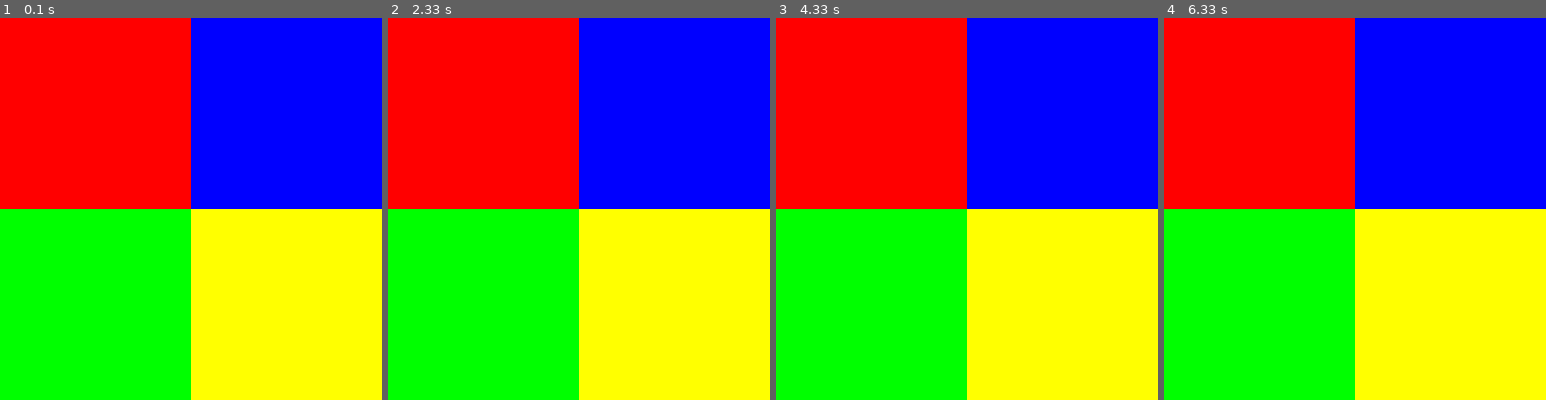
Above: before the commit, frames 1-4 (left to right).
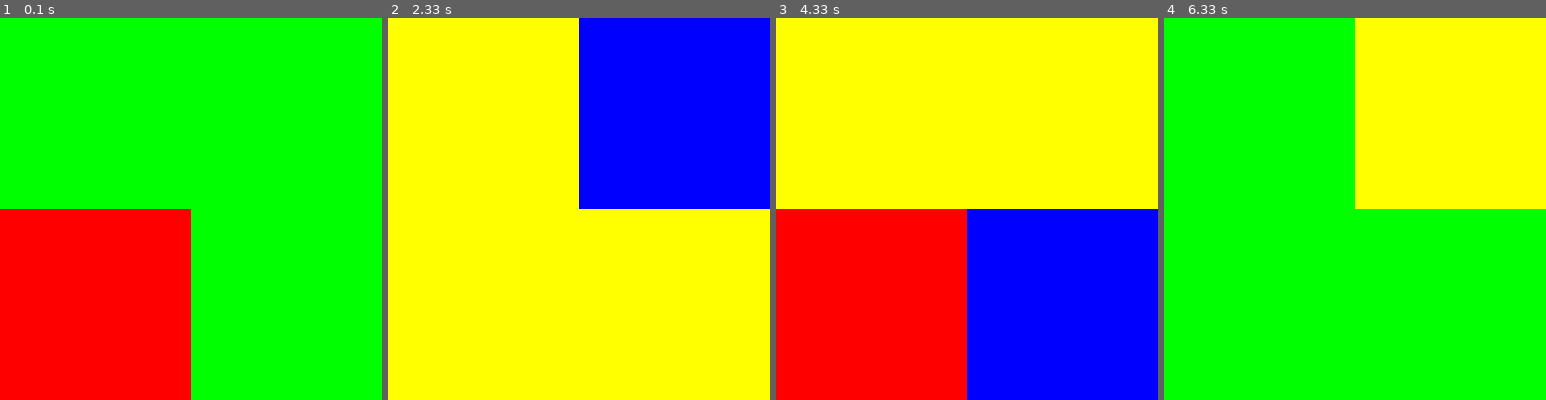
Above: after the commit, the same moments.

Repository: jduffey/watchgirl
Game: pygame game, started from pygametest.py
Two runs of this game, one before a commit and one after it. Both use one fixed random seed, a clock stepped at 60 frames per second and the inputs below.
Inputs:
- Up to frame 1 (0.1 s): no input
- Up to frame 2 (2.33 s): no input
- Up to frame 3 (4.33 s): no input
- Up to frame 4 (6.33 s): no input

The runs differ from the first frame. In frame 1, 100% of the frame differs, in the area x 0-100%, y 0-100%; in frame 2, 50%; in frame 3, 100%; in frame 4, 75%.

Commit message:
Undocumented changes

Diff:
--- a/colorstest.py
+++ b/colorstest.py
@@ -31,8 +31,11 @@
     	print(Back.WHITE)
     	print('7')
 
+#print(Style.BRIGHT)
+
 for i in range(10):
 	for i in range(8):
+		print(Style.BRIGHT)
 		whatcolor(random.randint(0,7))
 	print(Style.RESET_ALL)
 	print('***')
--- a/pygametest.py
+++ b/pygametest.py
@@ -5,10 +5,24 @@
 import random
 import pygame
 from pygame.locals import *
+import time
+import random
 
 pygame.init()
 APP_X_SIZE = 400
 APP_Y_SIZE = 400
+
+myRed = (255, 0, 0)
+myBlue = (0, 0, 255)
+myGreen = (0, 255, 0)
+myYellow = (255, 255, 0)
+myWhite = (255, 255, 255)
+myLightRed = (255, 180, 180)
+myLightBLue = (190, 190, 255)
+topLeft = (0, 0, 200, 200)
+topRight = (200, 0, 400, 200)
+bottomLeft = (0, 200, 200, 400)
+bottomRight = (200, 200, 400, 400)
 
 screen = pygame.display.set_mode((APP_X_SIZE, APP_Y_SIZE))
 pygame.display.set_caption('Fun Boring Example comes with Source Code too!!')
@@ -20,53 +34,41 @@
 pygame.display.flip()
 
 isDrawingActive = True
+
+def getRandomColor():
+    randnum = random.randint(0,3)
+    if randnum == 0:
+        nextColor = myRed
+    if randnum == 1:
+        nextColor = myBlue
+    if randnum == 2:
+        nextColor = myGreen
+    if randnum == 3:
+        nextColor = myYellow
+    return nextColor
+
+
 while isDrawingActive:
-    # a color can be: (0 to 255, 0 to 255, 0 to 255)
-   myRed = (255, 0, 0)
-   myBlue = (0, 0, 255)
-   myGreen = (0, 255, 0)
-   myYellow = (255, 255, 0)
-   myWhite = (255, 255, 255)
-   myLightRed = (255, 180, 180)
-   myLightBLue = (190, 190, 255)
-   topLeft = (0, 0, 200, 200)
-   topRight = (200, 0, 400, 200)
-   bottomLeft = (0, 200, 200, 400)
-   bottomRight = (200, 200, 400, 400)
-    # "screen.set_at((x, y), Color)" and "pygame.draw.rect(screen, Color, (x, y, x_size, y_size))" draw colors on to an "in computer memory image" called: "screen"
-   # screen.set_at(( 1,  1), myYellow)
-   # screen.set_at(( 2,  2), myYellow)
-   # screen.set_at(( 3,  3), myYellow)
-   # screen.set_at(( 4,  4), myYellow)
-   # screen.set_at(( 5,  5), myYellow)
-   # screen.set_at(( 6,  6), myYellow)
-   # screen.set_at(( 7,  7), myYellow)
-   # screen.set_at(( 8,  8), myYellow)
-   # screen.set_at(( 9,  9), myYellow)
-   # screen.set_at((10, 10), myYellow)
-   # screen.set_at((11, 11), myYellow)
-   # screen.set_at((12, 12), myYellow)
-   # screen.set_at((13, 13), myYellow)
-   # screen.set_at((14, 14), myYellow)
-   # screen.set_at((15, 15), myYellow)
-   # screen.set_at((16, 16), myYellow)
-   # screen.set_at((17, 17), myYellow)
-   # screen.set_at((18, 18), myYellow)
-   # screen.set_at((19, 19), myYellow)
-   # screen.set_at((20, 20), myYellow)
-   pygame.draw.rect(screen, myRed, topLeft)
-   pygame.draw.rect(screen, myBlue, topRight)
-   pygame.draw.rect(screen, myGreen, bottomLeft)
-   pygame.draw.rect(screen, myYellow, bottomRight)
-   # pygame.draw.rect(screen, myGreen,      (200, 10,   40,   40))
-   # pygame.draw.rect(screen, myLightRed,  (10,  200,  50,   50))
-   # pygame.draw.rect(screen, myLightBLue, (200, 200,  60,   60))
-   # pygame.draw.rect(screen, myLightBLue, (100, 200,  10,    2))
-   # pygame.draw.rect(screen, myWhite,  (0, 100,  50,   52))
-    # If you delete the below line you should no longer see the vibrant colors.
-   pygame.display.flip()
-    # if the 'X' button is pressed the window should close:
-   Geesh = pygame.event.get()
-   if len(Geesh) > 0:
-    if Geesh[0].type == QUIT: isDrawingActive = False
-## Once this line is reached the window should close
+
+    pygame.draw.rect(screen, getRandomColor(), topLeft)
+    pygame.draw.rect(screen, getRandomColor(), topRight)
+    pygame.draw.rect(screen, getRandomColor(), bottomLeft)
+    pygame.draw.rect(screen, getRandomColor(), bottomRight)
+    pygame.display.flip()
+    time.sleep(2)
+    #print(time.time())
+    # squareThatIsTheSizeOfTheScreen.fill((255, 255, 255))
+    # screen.blit(squareThatIsTheSizeOfTheScreen, (0, 0))
+    # pygame.display.flip()
+    # time.sleep(.5)
+
+
+        # If you delete the below line you should no longer see the vibrant colors.
+       #pygame.display.flip()
+
+        # if the 'X' button is pressed the window should close:
+    Geesh = pygame.event.get()
+
+    if len(Geesh) > 0:
+        if Geesh[0].type == QUIT: isDrawingActive = False
+    ## Once this line is reached the window should close
--- /dev/null
+++ b/turtletest.py
@@ -0,0 +1,29 @@
+from turtle import Turtle, Screen
+
+class Star(Turtle):
+    def __init__(self, x=0, y=0):
+        super().__init__(visible=False)
+        self.speed('fastest')
+        self.draw_star(x, y)
+
+    def draw_star(self, x=0, y=0):
+        """ Creates the star shape """
+
+        self.penup()
+        self.setposition(x, y)
+        self.pendown()
+
+        self.fillcolor("yellow")
+
+        self.begin_fill()
+
+        for _ in range(4):
+            self.forward(90)
+            self.right(90)
+
+        self.end_fill()
+
+t = Star()
+
+screen = Screen()
+screen.exitonclick()
Not shown, added: jedhash.pyc
Not shown, added: sublimehq-pub.gpg
